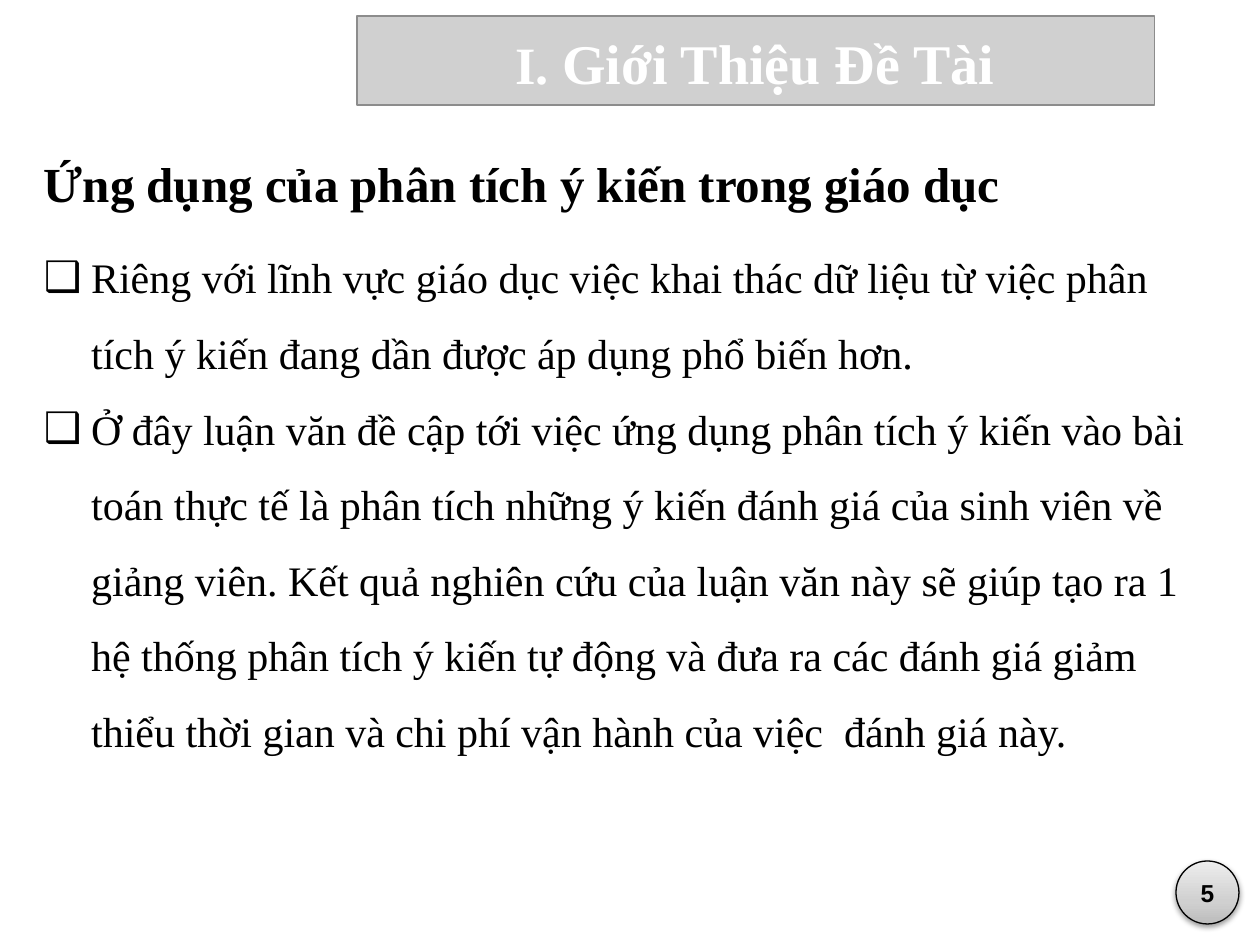
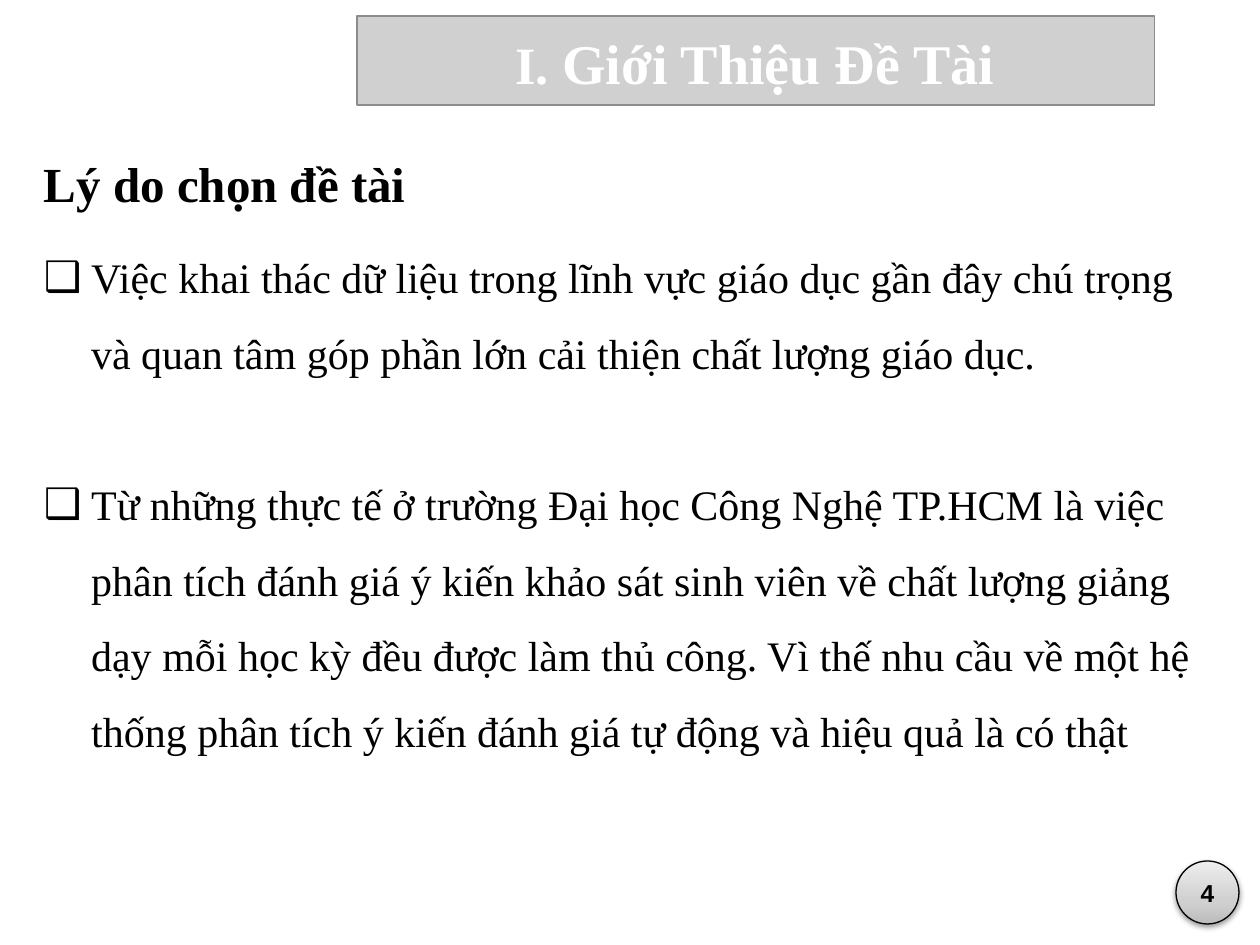
Before and after one commit to vominhquan1995/NLP, a slide deck: slide 6 of Document/ThuyetTrinh/BaoCao_v1.pptx (slide 7 before the commit). Drawn at 1260x945 pixels with LibreOffice and Linux fonts; fonts in the diff are those of the drawing; grey boxes stand for pictures; background and template pictures are left out. Boxes give left, top, right and bottom in pixels: in the first picture for what was removed or moved away, otherwise in the second. Text is boxed around its words. In the diff, an @@ line names an element or a change of style, - is before the commit and + after.

Commit message:
update

```diff
--- a/Document/ThuyetTrinh/BaoCao_v1.pptx
+++ b/Document/ThuyetTrinh/BaoCao_v1.pptx
@@ text at box(44, 166, 405, 212): text changed @@
-Ứng dụng của phân tích ý kiến trong giáo dục
+Lý do chọn đề tài
@@ text at box(91, 262, 1190, 756): text changed @@
-❑ Riêng với lĩnh vực giáo dục việc khai thác dữ liệu từ việc phân tích ý kiến đang dần được áp dụng phổ biến hơn.
-❑ Ở đây luận văn đề cập tới việc ứng dụng phân tích ý kiến vào bài toán thực tế là phân tích những ý kiến đánh giá của sinh viên về giảng viên. Kết quả nghiên cứu của luận văn này sẽ giúp tạo ra 1 hệ thống phân tích ý kiến tự động và đưa ra các đánh giá giảm thiểu thời gian và chi phí vận hành của việc đánh giá này.
+❑ Việc khai thác dữ liệu trong lĩnh vực giáo dục gần đây chú trọng và quan tâm góp phần lớn cải thiện chất lượng giáo dục.
+❑ Từ những thực tế ở trường Đại học Công Nghệ TP.HCM là việc phân tích đánh giá ý kiến khảo sát sinh viên về chất lượng giảng dạy mỗi học kỳ đều được làm thủ công. Vì thế nhu cầu về một hệ thống phân tích ý kiến đánh giá tự động và hiệu quả là có thật
@@ text in ellipse at box(1201, 885, 1215, 902): text changed @@
-5
+4
```
Also in this commit, not shown: 6 other slides changed, 21 slides added, 13 slides removed.
